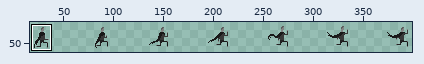
Sprite sheet, stored at Assets/Art/Spritesheets/Human Spritesheet/Human_jumping.png. The picture above shows the old version from afar; the outline marks the close-up.
Close-up. As it was:
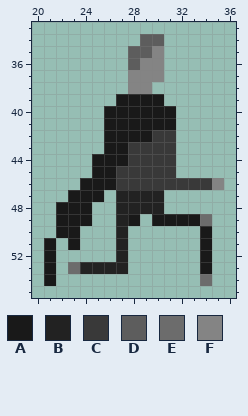
The file is 420x60 pixels. Colours within 5 levels of each other are drawn and written as one. Shown: x 20..36, y 33..55. The wide view leaves out empty margins. The commit also changed other parts of the picture, which this record leaves out.
Palette (. is transparent): A #191919  B #222222  C #393939  D #5d5d5d  E #6c6c6c  F #848484
Pixels before, first column x 21:
34 ........DD.....
35 .......DDF.....
36 .......DFF.....
37 .......FFF.....
38 .......FF......
39 ......AAAA.....
40 .....AAAAAA....
41 .....AAAAAA....
42 .....AAAACC....
43 .....AACCCC....
44 ....AAACCCC....
45 ....AACCCCC....
46 ...AAACCCCCCCCF
47 ..AAA.BBBB.....
48 .AAA..BBBB.....
49 .AAA..BA.AAAAE.
50 .AA...B......A.
51 A.A...B......A.
52 A.....B......A.
53 A.EBBBB......A.
54 A............E.
And afterwards:
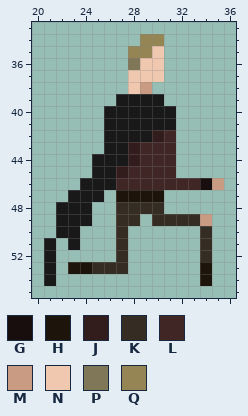
Colours new in this view: G #180e0d  H #1d150b  J #331d1c  K #352d24  L #402726  M #ca9b83  N #f0c8af  P #807658  Q #958555
What changed:
Changed rows in their new state; - is an unchanged pixel.
first column x 28:
34 -QQ
35 QQN
36 PNN
37 NNN
38 NM-
first column x 23:
42 -------JL----
43 -----JLLL----
44 -----JLLL----
45 ----JLLLL----
46 ----LLLLLLLGM
47 ----HHHH-----
48 ----KKKK-----
49 ----KK-KKKKM-
50 ----K------K-
51 ----K------K-
52 ----K------K-
53 HHKKK------H-
54 -----------H-
